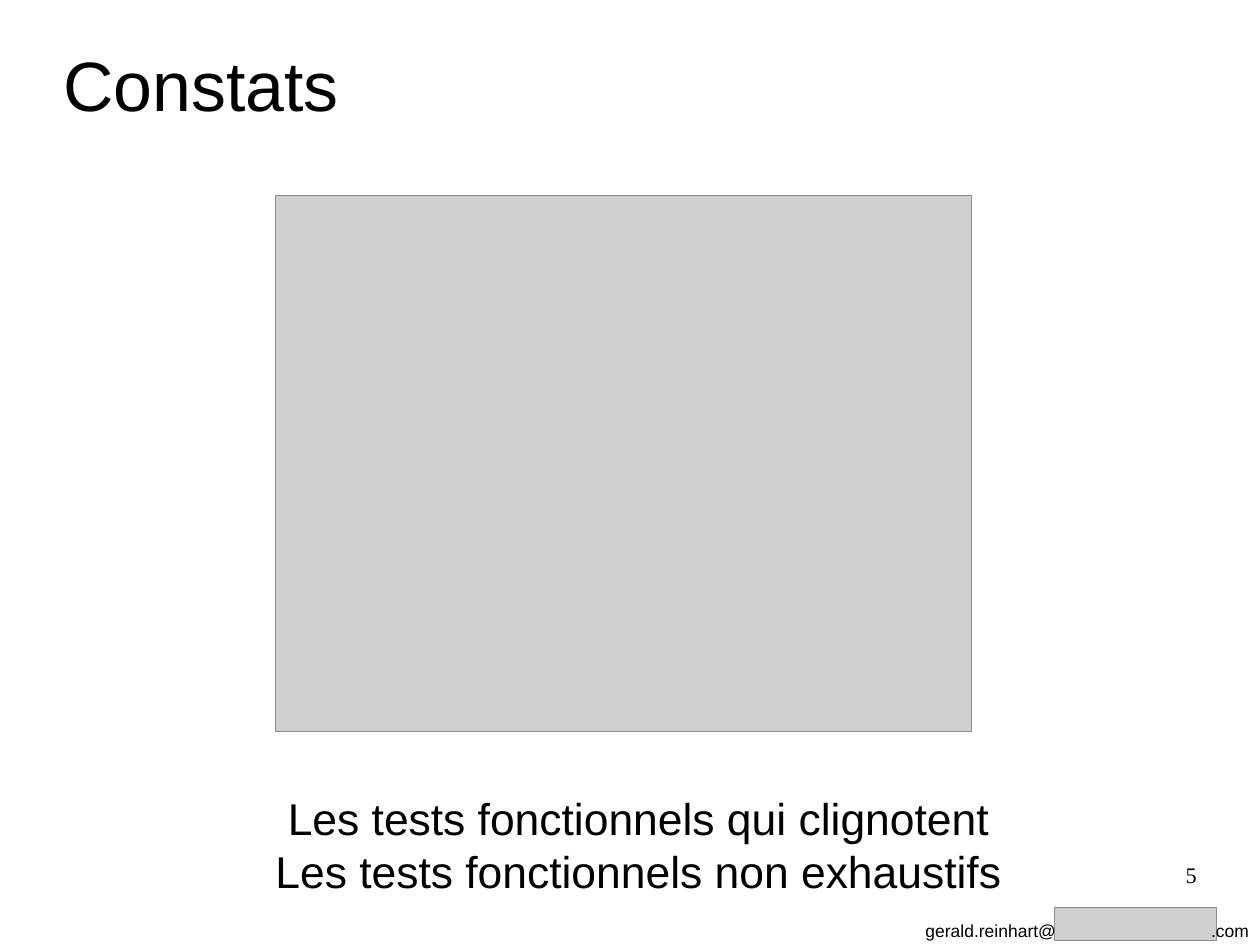
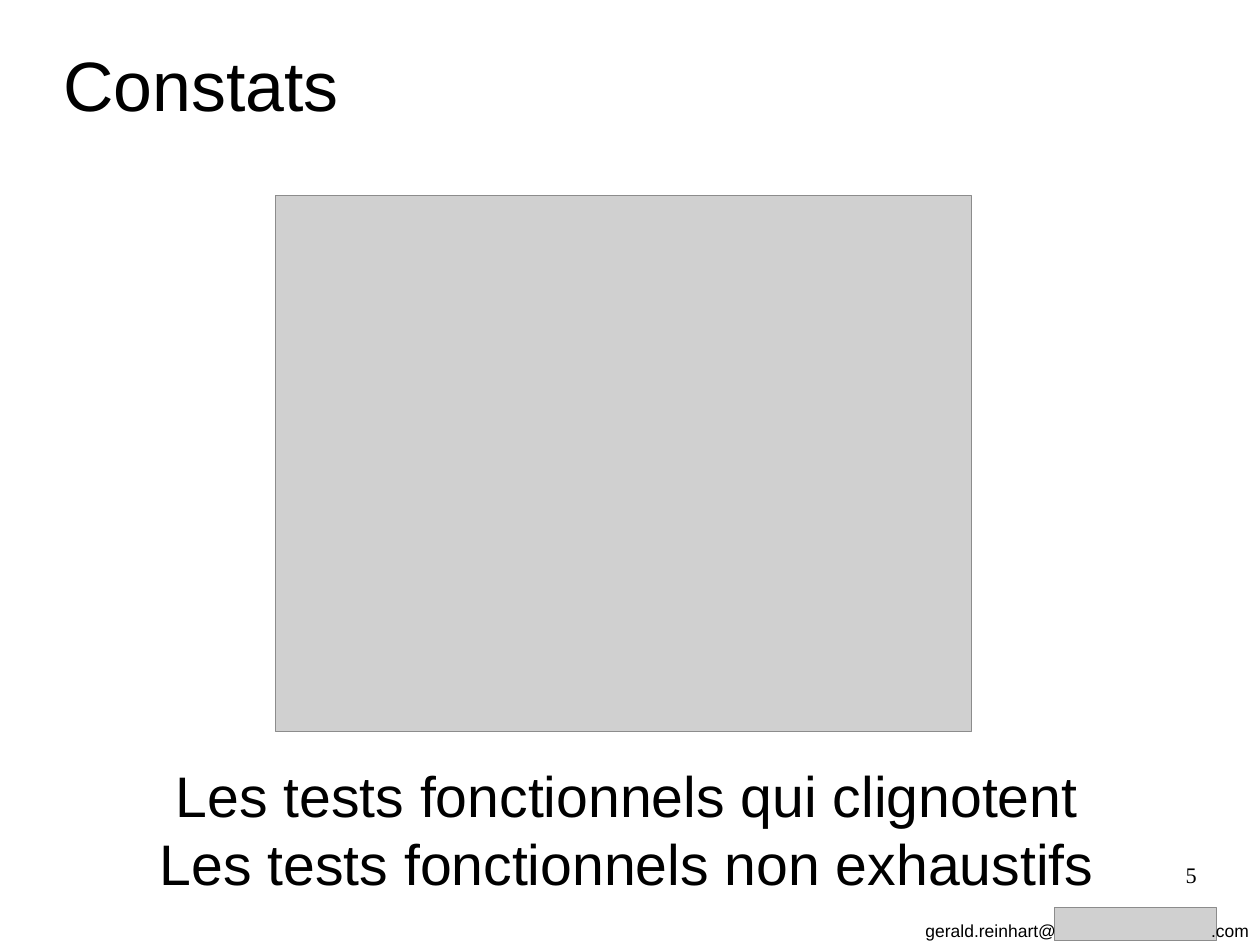
Before and after one commit to GeReinhart/dojo-bdd-library-ws-java, a slide deck: slide 5 of doc/BDD_presentation_agile_grenoble_2016.odp. Drawn at 1260x945 pixels with LibreOffice and Linux fonts; fonts in the diff are those of the drawing; grey boxes stand for pictures. Boxes give left, top, right and bottom in pixels: in the first picture for what was removed or moved away, otherwise in the second. Text is boxed around its words. In the diff, an @@ line names an element or a change of style, - is before the commit and + after.

```diff
--- a/doc/BDD_presentation_agile_grenoble_2016.odp
+++ b/doc/BDD_presentation_agile_grenoble_2016.odp
@@ text "Les tests fonctionnels qui clignotent ...": place and size @@
-text "Les tests fonctionnels qui clignotent ..." at [275,802,1001,889]
+text "Les tests fonctionnels qui clignotent ..." at [160,775,1093,886]
@@ text "Les tests fonctionnels qui clignotent ..." at [160,775,1093,886]: size 28 to 36 pt @@
```
Also in this commit, not shown: 13 other slides changed, 3 slides removed, 1 other file.
